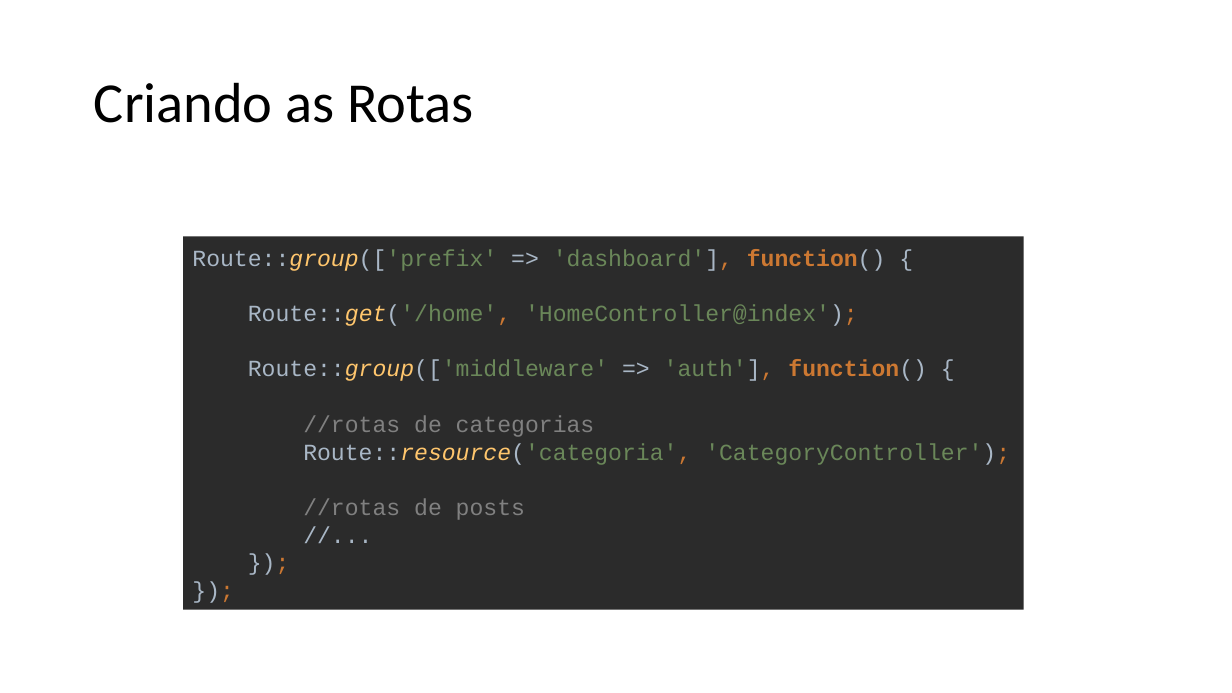
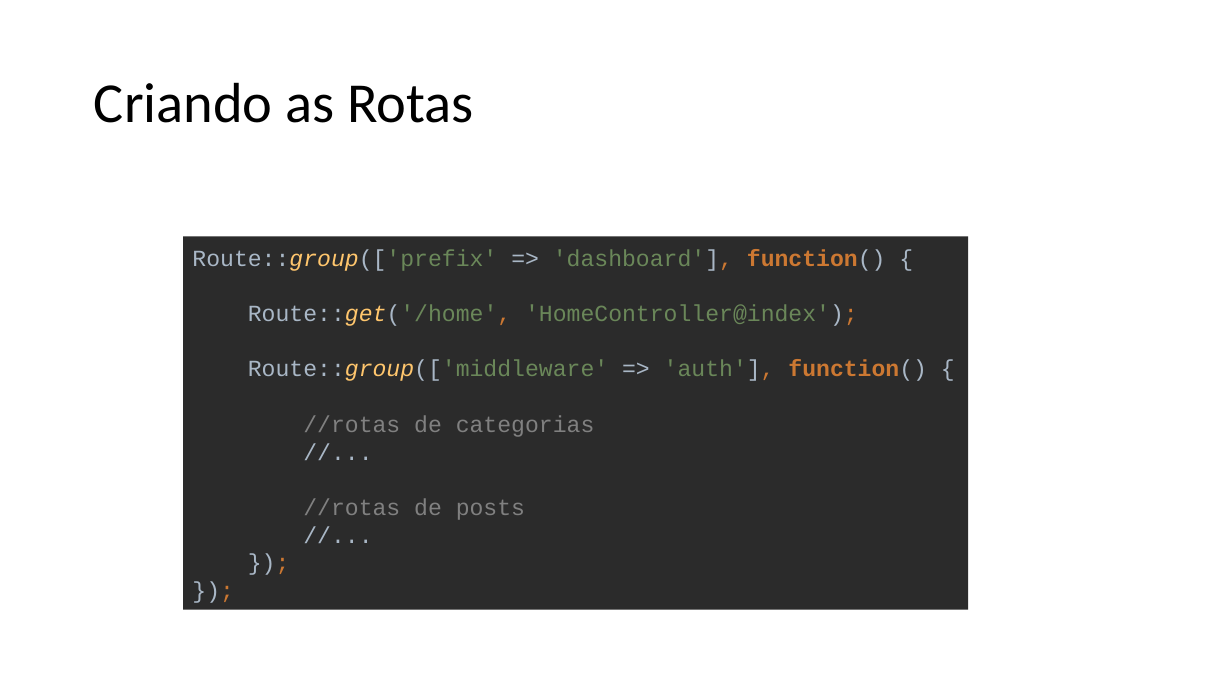
Before and after one commit to renanpupin/fct-blog, a slide deck: slide 83 of Introdução a APIs RESTful com PHP Laravel 5.pptx. Drawn at 1232x693 pixels with LibreOffice and Linux fonts; fonts in the diff are those of the drawing. Boxes give left, top, right and bottom in pixels: in the first picture for what was removed or moved away, otherwise in the second. Text is boxed around its words. In the diff, an @@ line names an element or a change of style, - is before the commit and + after.

```diff
--- a/Introdução a APIs RESTful com PHP Laravel 5.pptx
+++ b/Introdução a APIs RESTful com PHP Laravel 5.pptx
@@ rectangle "Route::group(['prefix' => 'dashboard'], function() { ...": place and size @@
-rectangle "Route::group(['prefix' => 'dashboard'], function() { ..." at [183,237,1024,610]
+rectangle "Route::group(['prefix' => 'dashboard'], function() { ..." at [183,237,968,610]
@@ text in rectangle at [192,249,927,520]: text changed @@
-Route::group(['prefix' => 'dashboard'], function() {
-Route::get('/home', 'HomeController@index');
-Route::group(['middleware' => 'auth'], function() {
-//rotas de categorias
-Route::resource('categoria', 'CategoryController');
-//rotas de posts
-//...
-});
-});
+Route::group(['prefix' => 'dashboard'], function() {
+Route::get('/home', 'HomeController@index');
+Route::group(['middleware' => 'auth'], function() {
+//rotas de categorias
+//...
+//rotas de posts
+//...
+});
+});
```
Also in this commit, not shown: 31 other slides changed, 2 slides removed.
